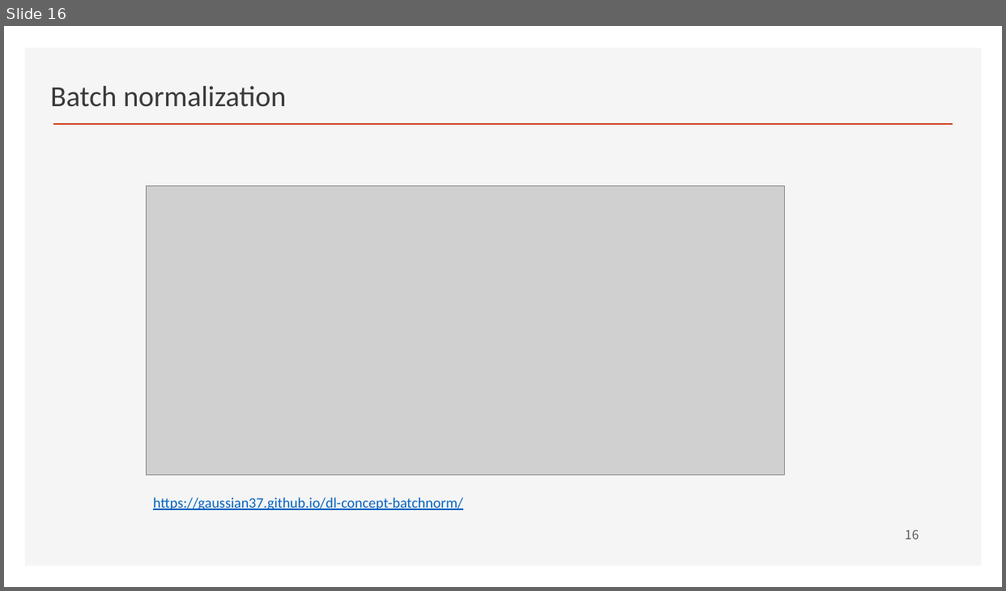
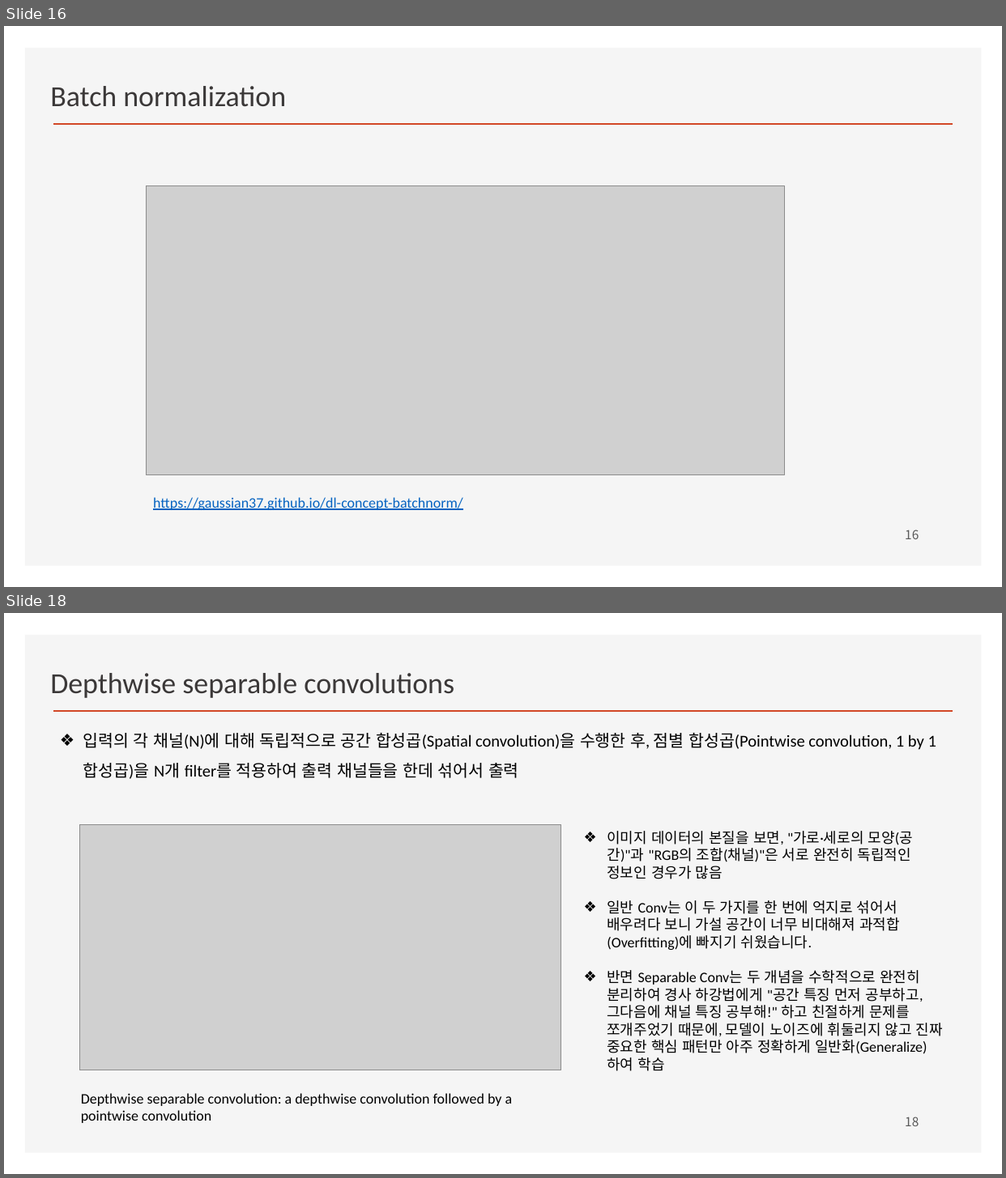
Before and after one commit to ancestor9/2026_Fall_Deep-Learning-with-Python, a slide deck: Chapter 09 ConvNet architecture patterns.pptx. Shown one above the other, each under a label of ours: slide 16 before the commit, slides 16 and 18 after it; the slides between them are not shown. The pictures are 1006x591 and 1006x1178 pixels, drawn with LibreOffice and Linux fonts; fonts in the diff are those of the drawing; grey boxes stand for pictures; background and template pictures are left out. Boxes give left, top, right and bottom in pixels: in the first picture for what was removed or moved away, otherwise in the second. Text is boxed around its words. In the diff, an @@ line names an element or a change of style, - is before the commit and + after.

```diff
--- a/Chapter 09 ConvNet architecture patterns.pptx
+++ b/Chapter 09 ConvNet architecture patterns.pptx
@@ slide 18 added at (x1=4, y1=613, x2=1002, y2=1174), background #FFFFFF; not listed: 2 template elements that a slide beside it also shows @@
@@ text added at (x1=50, y1=673, x2=454, y2=698), 28 pt, text #3B3838 @@
+Depthwise separable convolutions
@@ text added at (x1=83, y1=733, x2=936, y2=779), 16 pt, text #000000 @@
+❖ 입력의 각 채널(N)에 대해 독립적으로 공간 합성곱(Spatial convolution)을 수행한 후, 점별 합성곱(Pointwise convolution, 1 by 1 합성곱)을 N개 filter를 적용하여 출력 채널들을 한데 섞어서 출력
@@ picture added at (x1=79, y1=825, x2=561, y2=1071) @@
@@ text added at (x1=607, y1=831, x2=943, y2=1071), 14 pt, text #000000 @@
+❖ 이미지 데이터의 본질을 보면, "가로·세로의 모양(공간)"과 "RGB의 조합(채널)"은 서로 완전히 독립적인 정보인 경우가 많음
+❖ 일반 Conv는 이 두 가지를 한 번에 억지로 섞어서 배우려다 보니 가설 공간이 너무 비대해져 과적합(Overfitting)에 빠지기 쉬웠습니다.
+❖ 반면 Separable Conv는 두 개념을 수학적으로 완전히 분리하여 경사 하강법에게 "공간 특징 먼저 공부하고, 그다음에 채널 특징 공부해!" 하고 친절하게 문제를 쪼개주었기 때문에, 모델이 노이즈에 휘둘리지 않고 진짜 중요한 핵심 패턴만 아주 정확하게 일반화(Generalize)하여 학습
@@ text added at (x1=81, y1=1093, x2=513, y2=1123), 14 pt, text #000000 @@
+Depthwise separable convolution: a depthwise convolution followed by a pointwise convolution
@@ page number added at (x1=905, y1=1117, x2=918, y2=1127), 12 pt, text #595959 @@
+18
```
Also in this commit, not shown: 1 slide changed, 1 other slide added, 1 slide removed.
